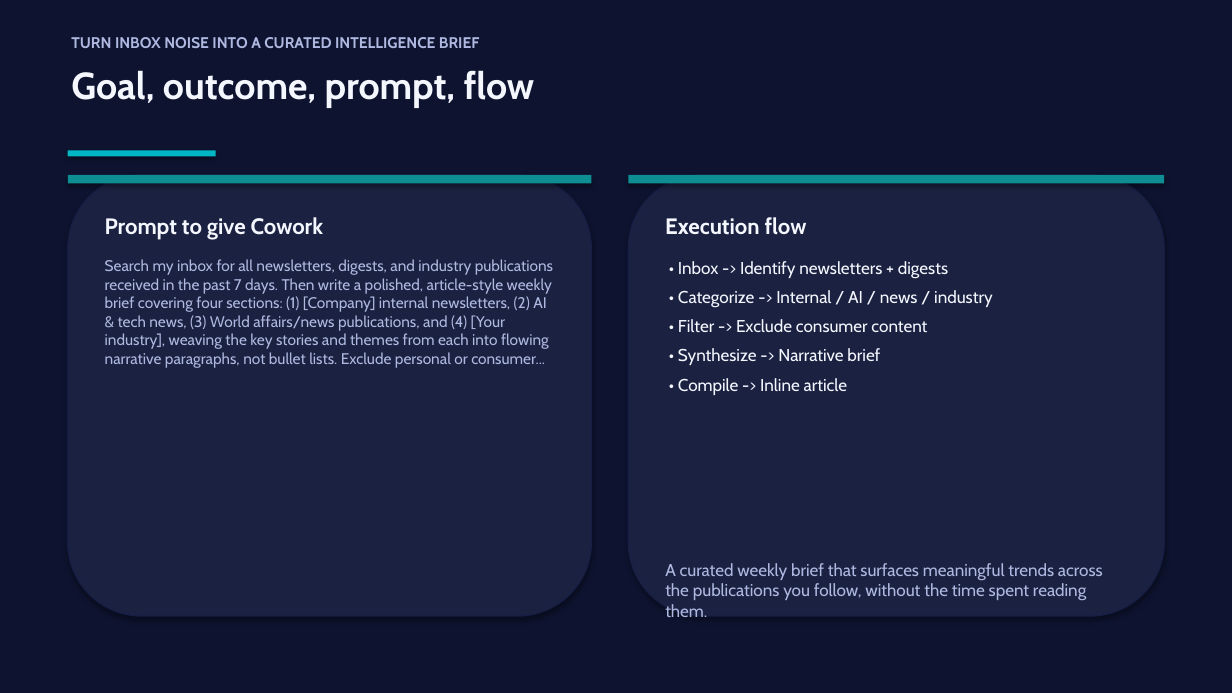
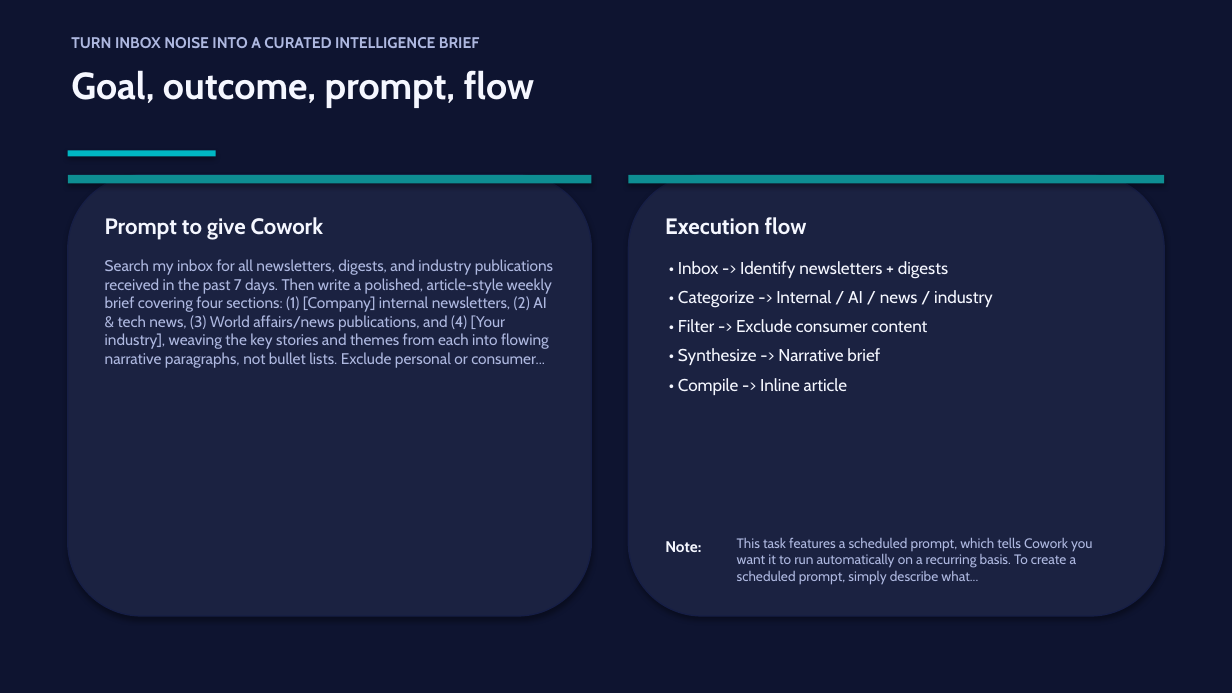
Before and after one commit to steffiyappy/copilot-what-to-use-when, a slide deck: slide 17 of slides/technical-lite.pptx. Drawn at 1232x693 pixels with LibreOffice and Linux fonts; fonts in the diff are those of the drawing. Boxes give left, top, right and bottom in pixels: in the first picture for what was removed or moved away, otherwise in the second. Text is boxed around its words. In the diff, an @@ line names an element or a change of style, - is before the commit and + after.

```diff
--- a/slides/technical-lite.pptx
+++ b/slides/technical-lite.pptx
@@ text added at [737,537,1093,585], 8 pt, text #AEB8E0 @@
+This task features a scheduled prompt, which tells Cowork you want it to run automatically on a recurring basis. To create a scheduled prompt, simply describe what...
@@ text removed at [665,563,1103,600] @@
-A curated weekly brief that surfaces meaningful trends across the publications you follow, without the time spent reading them.
@@ text added at [665,541,701,552], 9 pt, text #F5F7FF, bold @@
+Note:
```
Also in this commit, not shown: 1 other slide changed, 8 other files.
